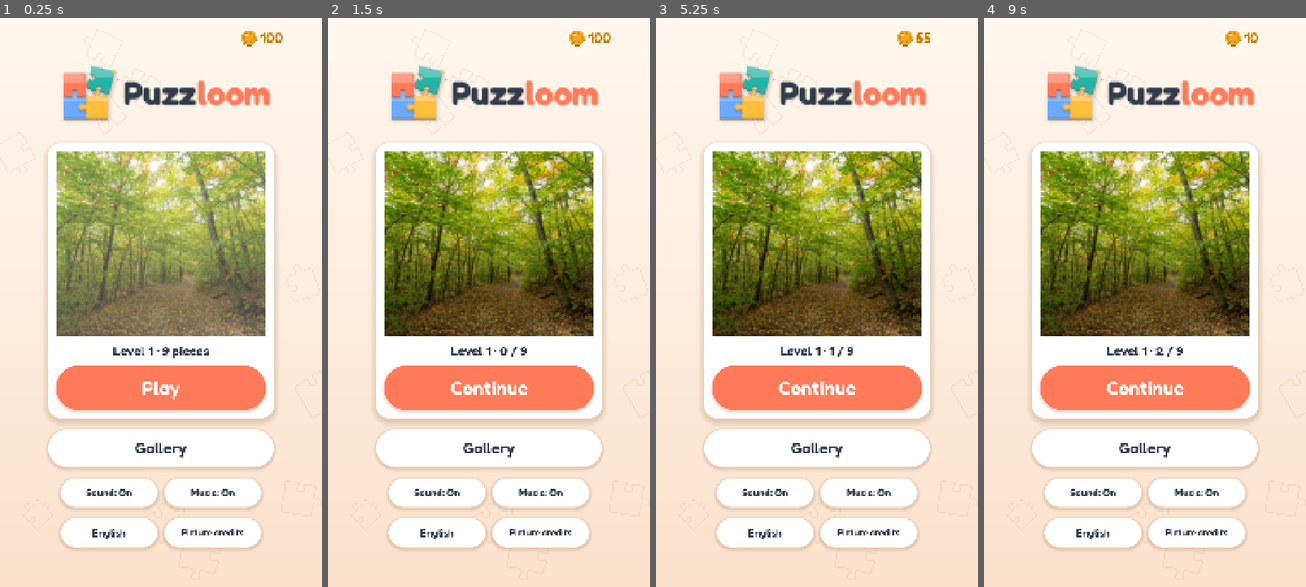
Above: before the commit, frames 1-4 (left to right).
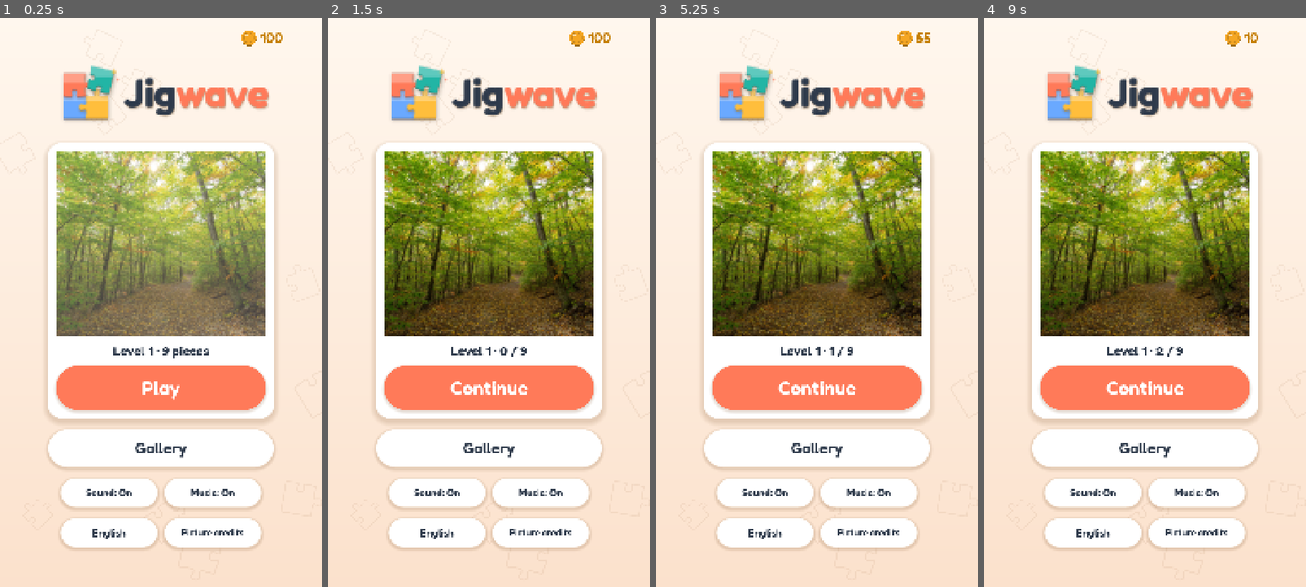
Above: after the commit, the same moments.

Repository: abdelrhmn-ismail/Jigwave-Game
Game: Godot game, scene res://scenes/main.tscn
Two runs of this game, one before a commit and one after it. Both use one fixed random seed, a clock stepped at 60 frames per second and the inputs below.
Inputs (mouse positions are in pixels of both pictures, inside the frame that each line leads up to):
- Up to frame 1 (0.25 s): no input
- Up to frame 2 (1.5 s): click "Play" at 0.5 s; click "<" at 1.25 s
- Up to frame 3 (5.25 s): click "Continue" at 2 s; click (713, 404) at 2.77 s; click (817, 404) at 3.52 s; click (920, 404) at 4.27 s; click "<" at 5 s
- Up to frame 4 (9 s): click "Continue" at 5.75 s; click (1041, 404) at 6.52 s; click (1145, 404) at 7.27 s; click (1248, 404) at 8.02 s; click "<" at 8.75 s

The runs differ from the first frame. In frame 1, 1.3% of the frame differs, in the area x 38-84%, y 10-18%; in frame 2, 1.3%; in frame 3, 1.3%; in frame 4, 1.3%.

Commit message:
Rename the game to Jigwave
New name everywhere: project, Android package com.abdelrhmnismail.jigwave,
logo wordmark ('Jig' ink + 'wave' coral), icons, store graphics, docs and
release file names. New release key for Jigwave (kept in git-ignored keys/).

Co-Authored-By: Claude Opus 5.5 <noreply@anthropic.com>

Diff:
--- a/project.godot
+++ b/project.godot
@@ -10,8 +10,8 @@
 
 [application]
 
-config/name="Puzzloom"
-config/description="Puzzloom - an original jigsaw puzzle game."
+config/name="Jigwave"
+config/description="Jigwave - an original jigsaw puzzle game."
 run/main_scene="res://scenes/main.tscn"
 config/quit_on_go_back=false
 config/features=PackedStringArray("4.7", "GL Compatibility")
--- a/scenes/main.gd
+++ b/scenes/main.gd
@@ -14,7 +14,7 @@
 
 
 ## Static background behind every screen (drawn once): warm cream paper
-## with faint scattered jigsaw pieces — Puzzloom's signature pattern.
+## with faint scattered jigsaw pieces — Jigwave's signature pattern.
 class Background extends Node2D:
 	var _pieces: Array = [] # [outline, position, angle]
 
--- a/ui/ui_kit.gd
+++ b/ui/ui_kit.gd
@@ -3,7 +3,7 @@
 ## Colors and small helpers to build labels, buttons and panels from code.
 ## The whole look lives here: change a color once, it changes everywhere.
 ##
-## Puzzloom's own identity: a warm, light "puzzle table" — cream paper,
+## Jigwave's own identity: a warm, light "puzzle table" — cream paper,
 ## a linen puzzle mat, white cards with soft shadows, ink-blue text, coral
 ## and teal accents. (Deliberately the opposite of Bloxo's dark neon.)
 
Binary file changed: assets/images/feature_graphic.png
Binary file changed: assets/images/logo.png
Not shown, changed: export_presets.cfg
Not shown, changed: PLAN.md
Not shown, changed: tools/export_release.sh
